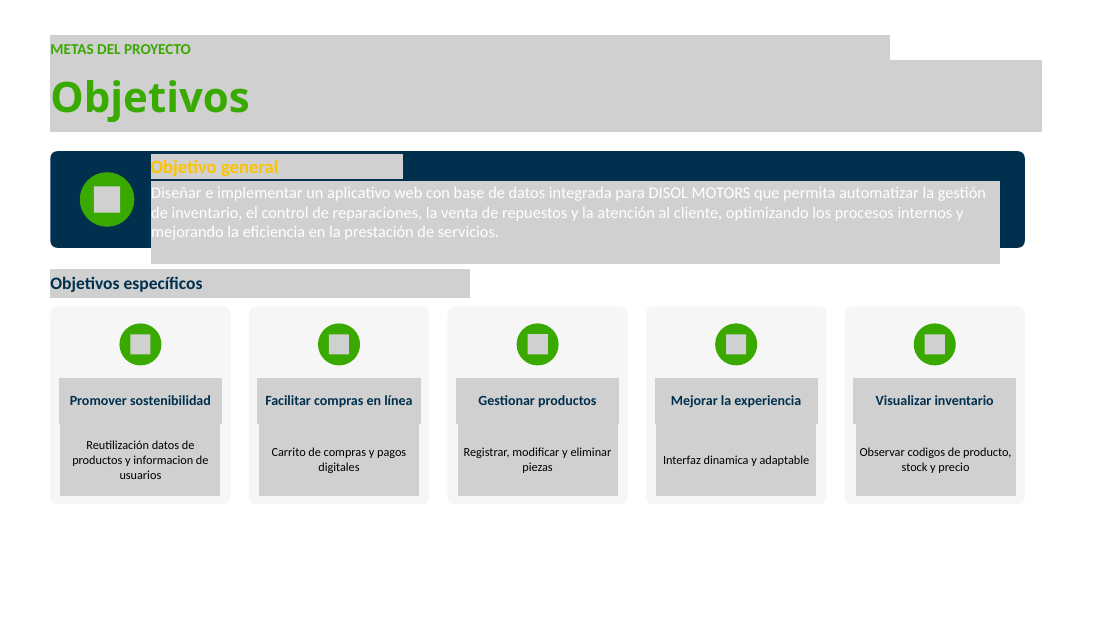
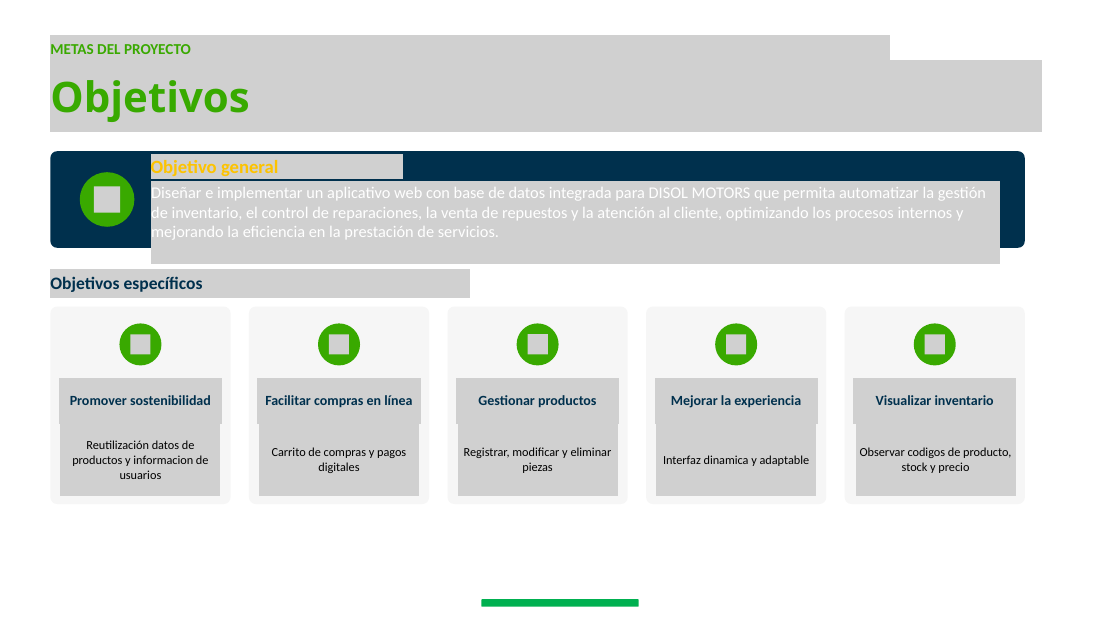
Before and after one commit to JoZeP-zip/DMI_sistema_de_informacion, a slide deck: slide 6 of Documentacion/Presentacion-DMI .pptx. Drawn at 1120x630 pixels with LibreOffice and Linux fonts; fonts in the diff are those of the drawing; grey boxes stand for pictures. Boxes give left, top, right and bottom in pixels: in the first picture for what was removed or moved away, otherwise in the second. Text is boxed around its words. In the diff, an @@ line names an element or a change of style, - is before the commit and + after.

```diff
--- a/Documentacion/Presentacion-DMI .pptx
+++ b/Documentacion/Presentacion-DMI .pptx
@@ round same rect added at <box>480,598,639,608</box>, fill #00B050, outline #FFFFFF 2 pt @@
```
Also in this commit, not shown: 11 other slides changed.
